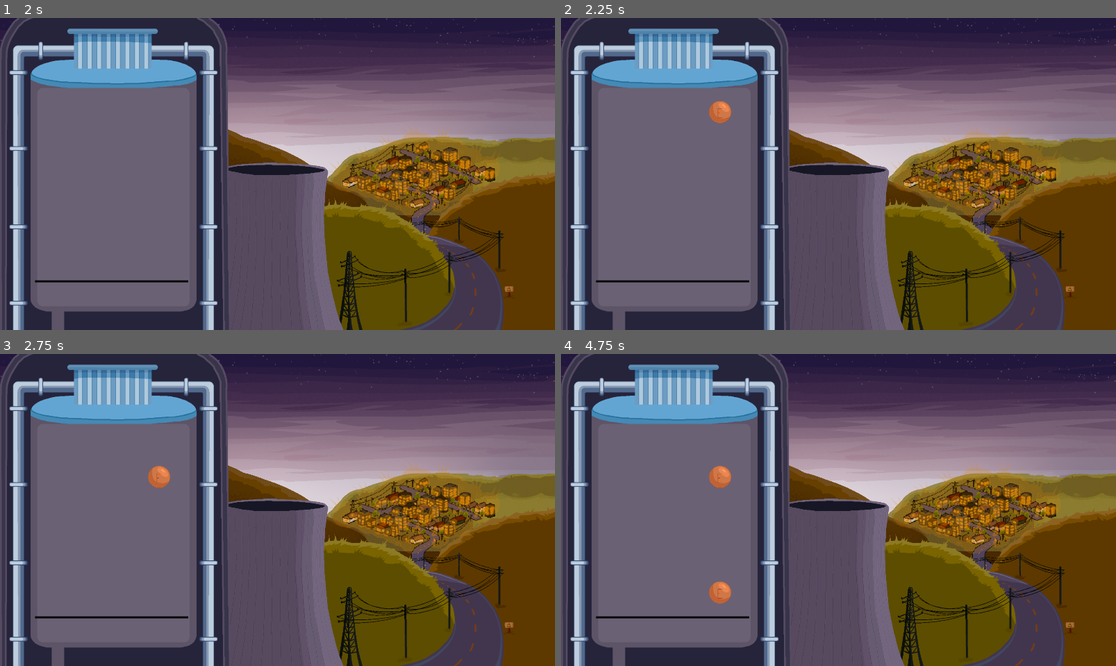
Above: before the commit, frames 1-4 (two rows, left to right).
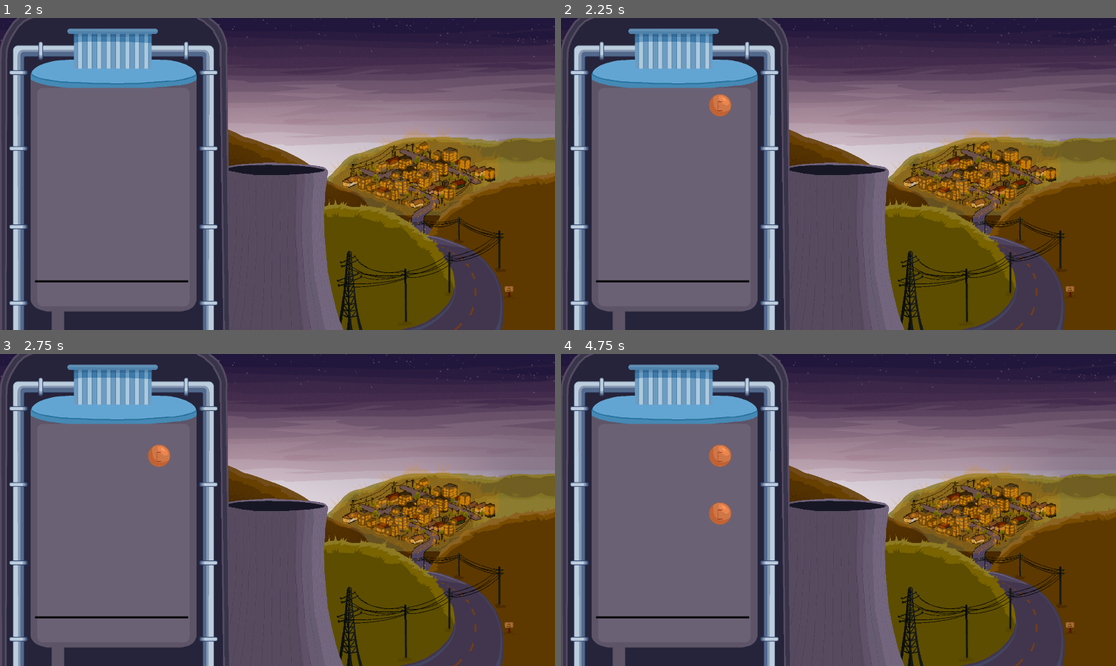
Above: after the commit, the same moments.

Repository: faustomolina/taller-4
Game: Godot game, scene res://node_2d.tscn
Two runs of this game, one before a commit and one after it. Both use one fixed random seed, a clock stepped at 60 frames per second and the inputs below.
Inputs:
- Up to frame 1 (2 s): tap Enter at 0.5 s; tap K at 0.6 s; tap Space at 1.25 s; tap R at 1.35 s
- Up to frame 2 (2.25 s): tap Enter at 2 s; tap T at 2.1 s
- Up to frame 3 (2.75 s): no input
- Up to frame 4 (4.75 s): tap K at 2.85 s; tap R at 3.6 s; tap T at 4.35 s

Frame 1 is identical in both runs. In frame 2, 0.2% of the frame differs, in the area x 26-31%, y 24-34%; in frame 3, 0.5%; in frame 4, 0.9%, in the area x 26-31%, y 28-80%.

Commit message:
Add files via upload

Diff:
--- a/key_object.gd
+++ b/key_object.gd
@@ -2,7 +2,7 @@
 
 
 
-const GRAVITY = 200
+const GRAVITY = 100
 
 var inside_area = false
 var selected_key = 0
--- a/node_2d.gd
+++ b/node_2d.gd
@@ -6,12 +6,25 @@
 var collisionCount = 0
 var KeyInstance
 var pos
+var tiempo = 0
 
 func _ready():
 	positions.append($Objects/CircleObject.global_position.x)
 	positions.append($Objects/CircleObject2.global_position.x)
 	positions.append($Objects/CircleObject3.global_position.x)
 
+func _process(delta):
+	tiempo+=1
+	if tiempo >= 1500:
+		KeyInstance.speed = 300
+		$Timer.wait_time = 1
+	if tiempo >= 3000:
+		KeyInstance.speed = 400
+		$Timer.wait_time = 0.5
+	if tiempo >= 3500:
+		KeyInstance.speed = 500
+		$Timer.wait_time = 0.25
+	print(tiempo)
 
 func _spawn():
 	KeyInstance = mob_scene.instantiate()
Not shown, added: img/luces/luces3.mov
Not shown, added: luces3.mov
